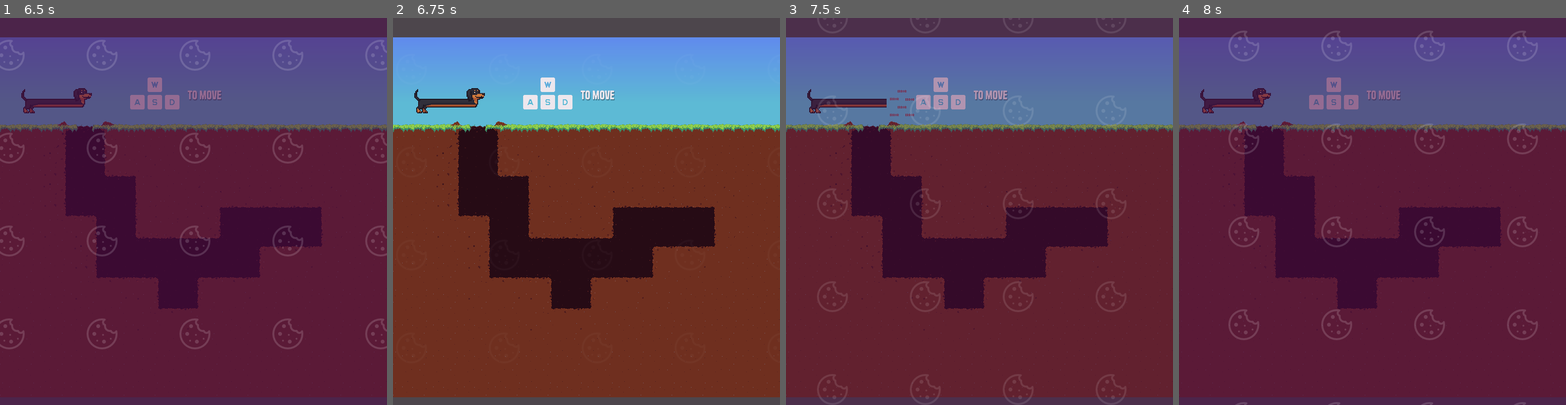
Above: before the commit, frames 1-4 (left to right).
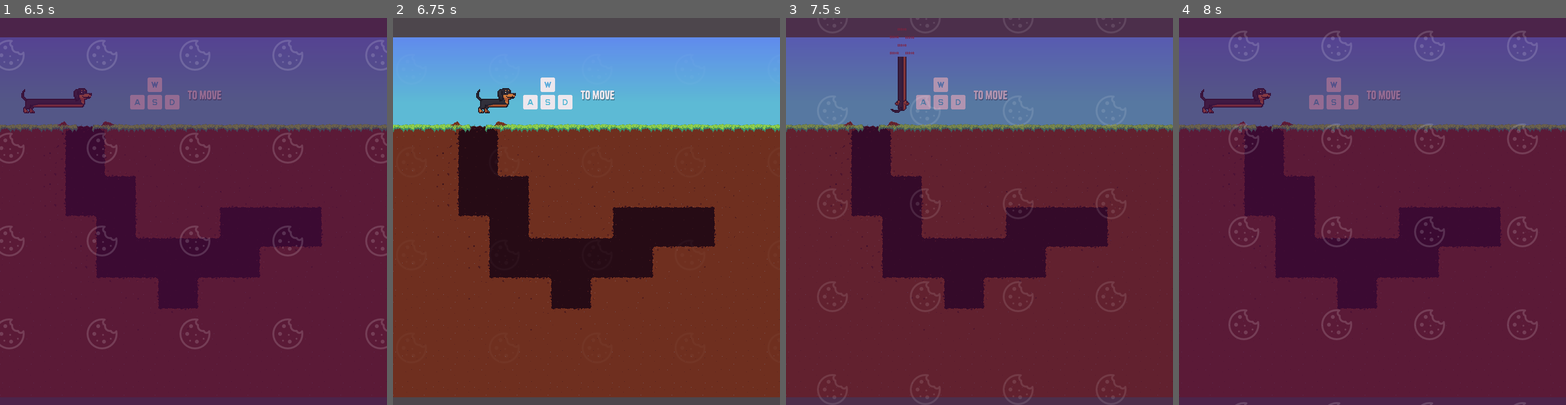
Above: after the commit, the same moments.

Repository: olferuk/brackeys-gamejam-2025.2
Game: Godot game, scene res://scenes/ui/main_menu.tscn
Same seed, same stepped clock (60 frames per second), same inputs: the game is played once before the commit and once after it.
Inputs (mouse positions are in pixels of both pictures, inside the frame that each line leads up to):
- Up to frame 1 (6.5 s): click "New Game" at 0.5 s; move the mouse to (278, 192) at 1.27 s; hold D (move_right) 1.28-2.03 s; hold Z (Undo) 1.28-2.03 s; tap Enter at 2 s; move the mouse to (116, 230) at 2.02 s; hold S (move_down) 2.03-2.78 s; tap 2 (shrink) at 2.1 s; tap R (RestartLevel) at 2.75, 4.25, 5.75 s; move the mouse to (232, 126) at 2.77 s; hold D (move_right) 2.78-3.53 s; hold T (stretch) 2.78-3.53 s; move the mouse to (174, 288) at 3.52 s; hold W (move_up) 3.53-4.28 s; tap Z (Undo) at 3.6 s; move the mouse to (309, 269) at 4.27 s; hold 2 (shrink) 4.28-5.03 s; hold A (move_left) 4.28-5.78 s; move the mouse to (77, 153) at 5.02 s; tap T (stretch) at 5.1 s; move the mouse to (212, 211) at 5.77 s; hold S (move_down) from 5.78 s (still down); hold Z (Undo) from 5.78 s (still down)
- Up to frame 2 (6.75 s): move the mouse to (528, 114) at 6.52 s; release S (move_down) at 6.53 s; release Z (Undo) at 6.53 s; hold D (move_right) from 6.53 s (still down); tap 2 (shrink) at 6.6 s
- Up to frame 3 (7.5 s): tap R (RestartLevel) at 7.25 s; move the mouse to (1064, 192) at 7.27 s; release D (move_right) at 7.28 s; hold W (move_up) from 7.28 s (still down); hold T (stretch) from 7.28 s (still down)
- Up to frame 4 (8 s): keep holding W (move_up); keep holding T (stretch)

Frame 1 is identical in both runs. In frame 2, 0.8% of the frame differs, in the area x 5-32%, y 18-25%; in frame 3, 0.9%, in the area x 5-34%, y 2-26%; in frame 4, nothing differs.
Error before the commit: Cannot call method 'get_custom_data' on a null value. (res://src/global/map_manager.gd:20)

Commit message:
fix is_walkable

Diff:
--- a/src/global/map_manager.gd
+++ b/src/global/map_manager.gd
@@ -17,13 +17,19 @@
 
 func is_walkable(cell: Vector2i) -> bool:
 	var tile_data: TileData = map.get_cell_tile_data(_real_cell(cell))
-	var walkable: bool = tile_data.get_custom_data("walkable") as bool
-	if not walkable:
-		return walkable
-	var obj = level_objects.get(_real_cell(cell))
-	if obj == null:
+	if tile_data == null:
+		push_warning("Sky tile taken probably; check dog_head_shift value! Got cell ", cell, " and head shift of ", dog_head_shift)
 		return true
-	return (obj as LevelEntity).pushable
+	else:
+		var walkable: bool = tile_data.get_custom_data("walkable") as bool
+		if not walkable:
+			return walkable
+		var obj = level_objects.get(_real_cell(cell))
+		if obj == null:
+			return true
+		return (obj as LevelEntity).pushable
+
+
 
 func visit(cell: Vector2i):
 	SignalBus.cell_visited.emit(_real_cell(cell))
